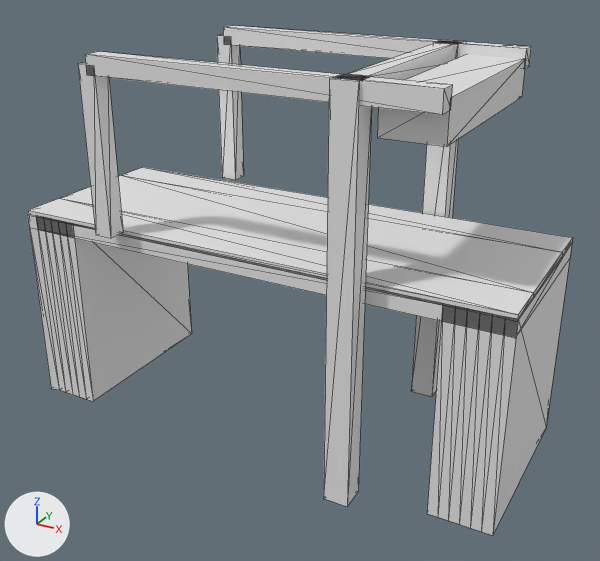
One commit to the glTF model models/rotterdam/rotterdam-spanjaardsbrug/rotterdam-spanjaardsbrug.glb: the scene before it, then after it.
Rendered twice from a 50 mm camera at (19.2, -33.6, 14.4) aimed at (0.9, -0.4, -2.2). Every picture has the same lights, and +X, +Y and +Z are marked at lower left. The first picture is the older version. Mesh edges are drawn as thin lines.

In view in the first picture: 'building:balans', 'building:balans 2', 'building:contragewicht', 'building:hamei', 'building:hamei 2', 'building:hangstang', 'building:hangstang 2', 'building:portaal', 'road:dek', 'road:landhoofd (aangenomen)', 'road:landhoofd (aangenomen) 2', 'road:rijbaan lokale weg', 'road:voetpad', 'road:voetpad 2'.
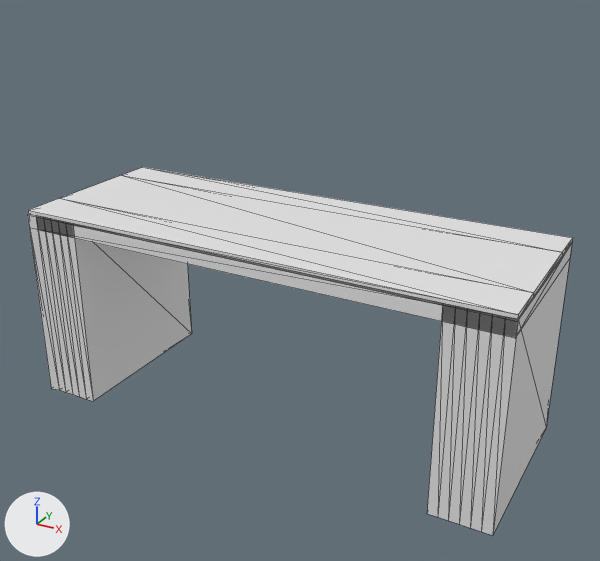
The edits, one by one:
Object 'building:hamei' (ob_building_hamei) is deleted.
Object 'building:hamei 2' (ob_building_hamei_2) is deleted.
Object 'building:portaal' (ob_building_portaal) is deleted.
Object 'building:balans' (ob_building_balans) is deleted.
Object 'building:hangstang' (ob_building_hangstang) is deleted.
Object 'building:balans 2' (ob_building_balans_2) is deleted.
Object 'building:hangstang 2' (ob_building_hangstang_2) is deleted.
Object 'building:contragewicht' (ob_building_contragewicht) is deleted.

Where the change shows, as pixel boxes [x1, y1, x2, y2] in the pictures (600 x 561 px):
'building:hamei 2', deleted: before [324, 74, 373, 506]
'building:balans 2', deleted: before [85, 52, 453, 115]
'building:contragewicht', deleted: before [377, 55, 526, 147]
'building:balans', deleted: before [223, 26, 531, 68]
'building:hangstang 2', deleted: before [78, 62, 123, 239]
'building:hamei', deleted: before [411, 40, 466, 396]
'building:hangstang', deleted: before [217, 34, 244, 180]
'building:portaal', deleted: before [341, 41, 456, 80]
